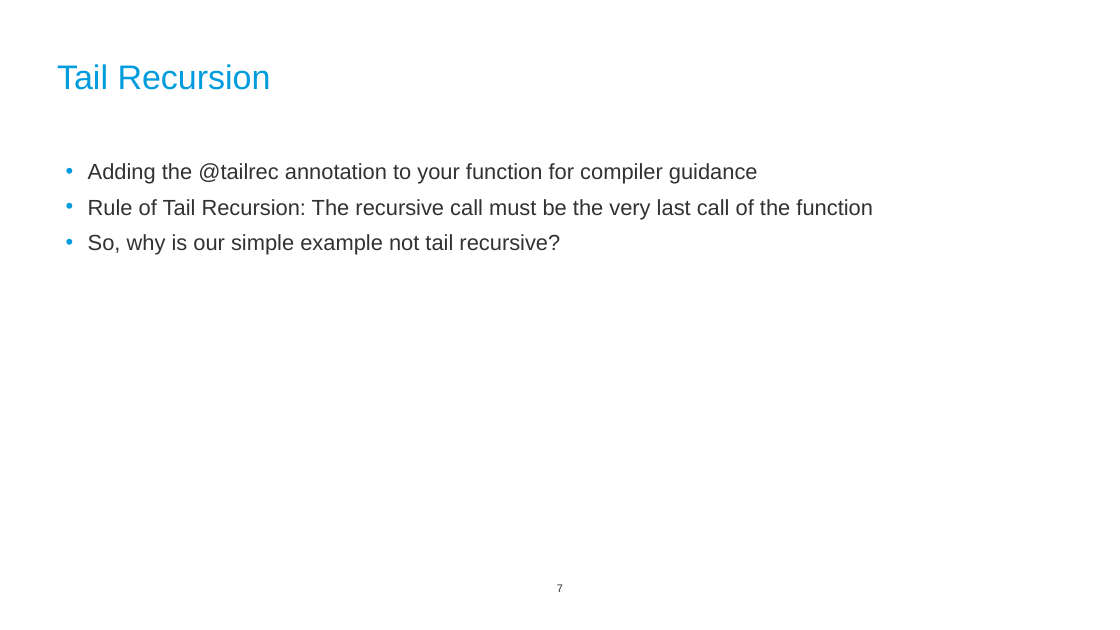
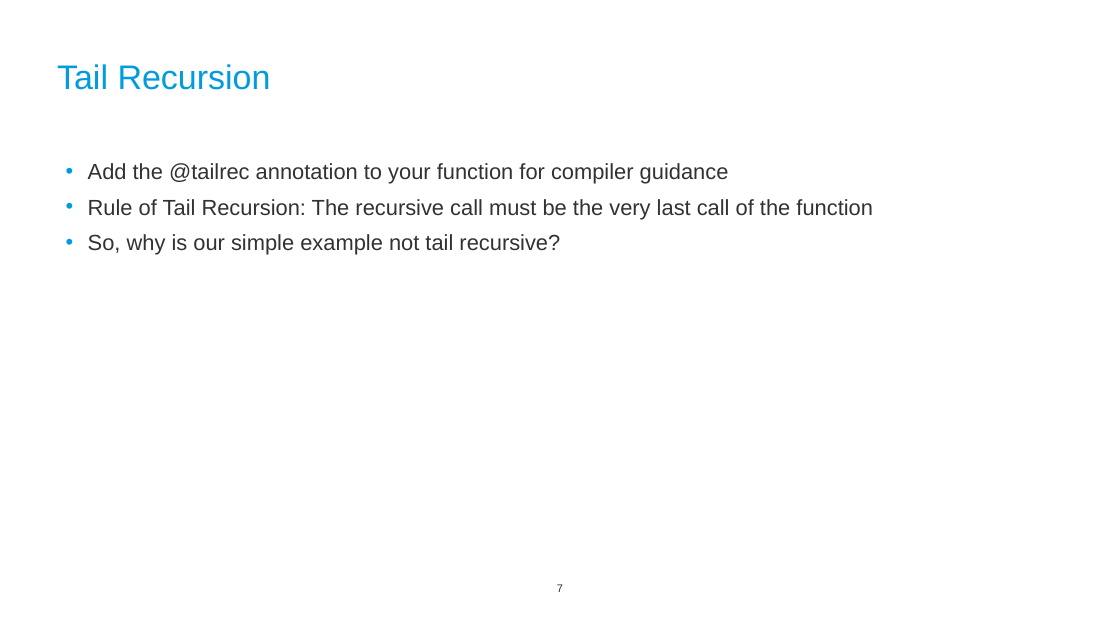
Before and after one commit to mveeprojects/ScalaRecursion, a slide deck: slide 7 of docs/tailrec.pptx. Drawn at 1120x630 pixels with LibreOffice and Linux fonts; fonts in the diff are those of the drawing; background and template pictures are left out. Boxes give left, top, right and bottom in pixels: in the first picture for what was removed or moved away, otherwise in the second. Text is boxed around its words. In the diff, an @@ line names an element or a change of style, - is before the commit and + after.

```diff
--- a/docs/tailrec.pptx
+++ b/docs/tailrec.pptx
@@ text at box(88, 163, 729, 184): text changed @@
-• Adding the @tailrec annotation to your function for compiler guidance
+• Add the @tailrec annotation to your function for compiler guidance
```
Also in this commit, not shown: 2 other slides changed.
